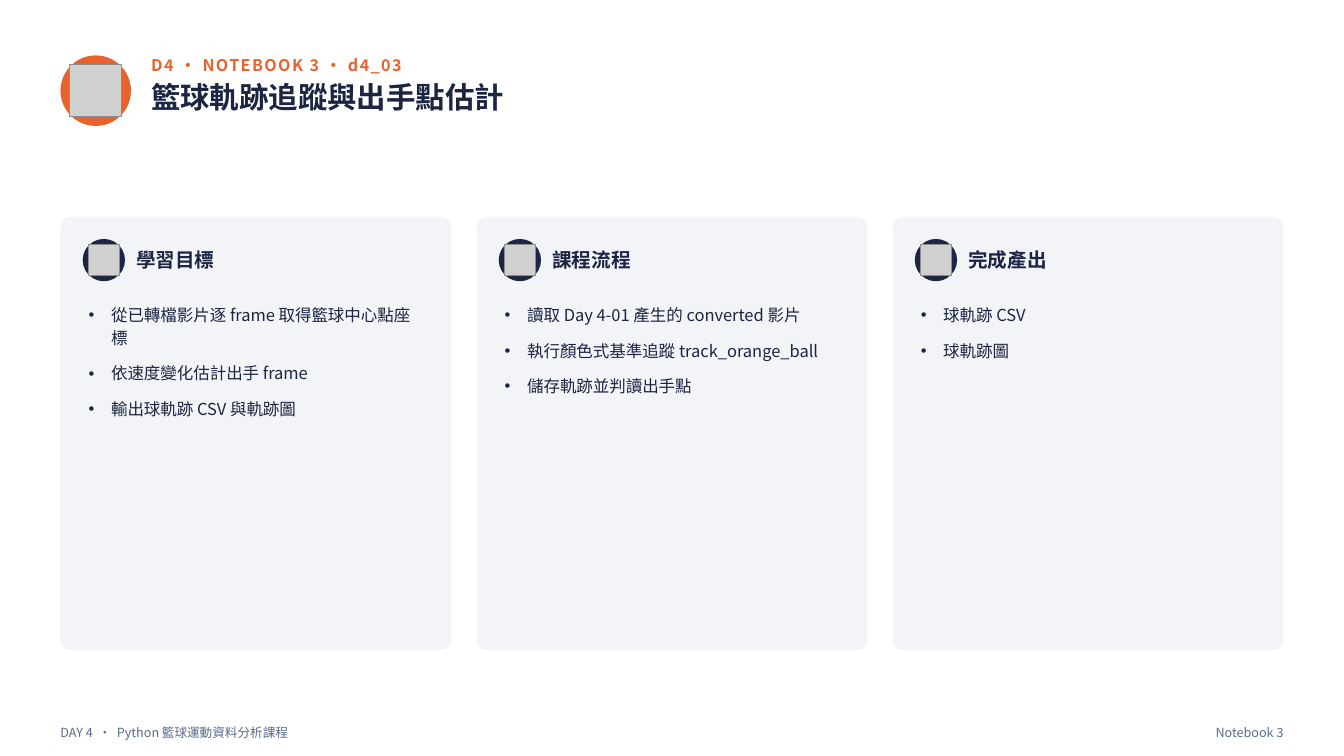
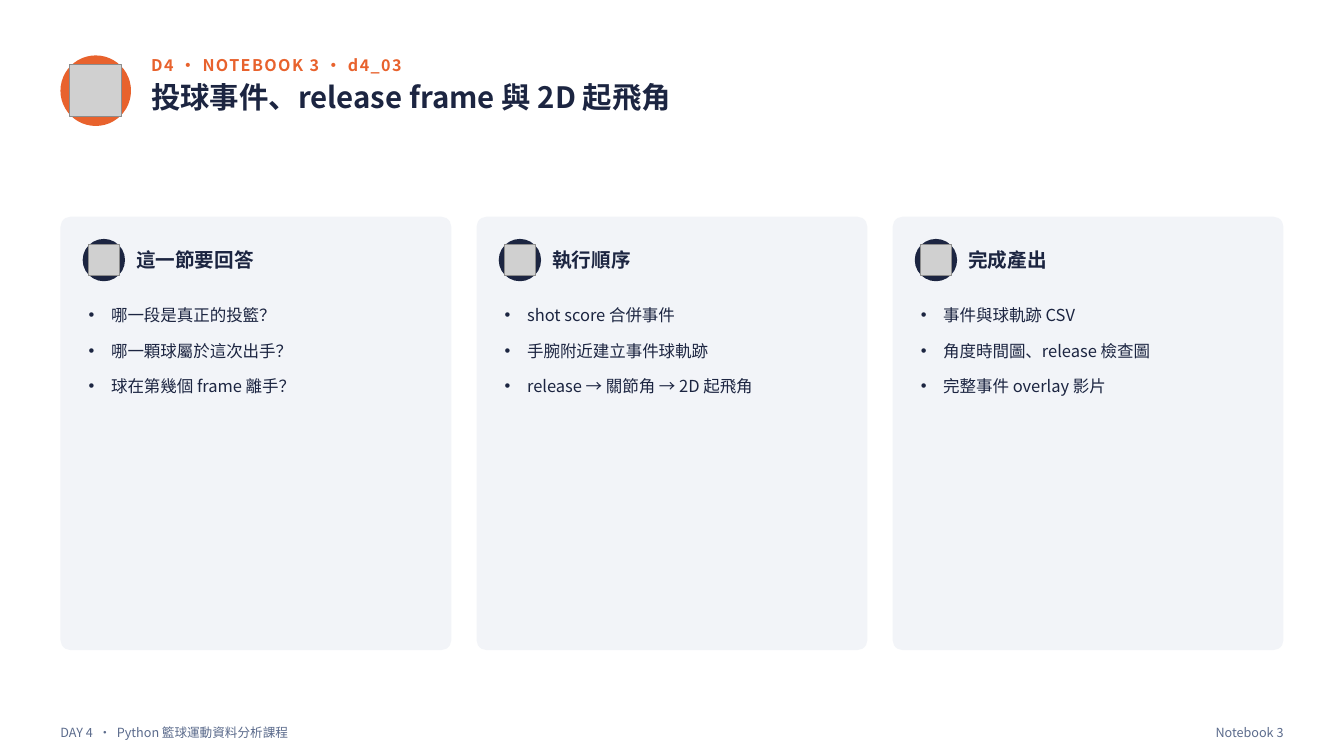
Before and after one commit to henry753951/basketball-hackathon-course, a slide deck: slide 11 of slides/day4_slides.pptx (slide 6 before the commit). Drawn at 1344x756 pixels with LibreOffice and Linux fonts; fonts in the diff are those of the drawing; grey boxes stand for pictures. Boxes give left, top, right and bottom in pixels: in the first picture for what was removed or moved away, otherwise in the second. Text is boxed around its words. In the diff, an @@ line names an element or a change of style, - is before the commit and + after.

Commit message:
feat: finalize Day 4 shot analysis course

```diff
--- a/slides/day4_slides.pptx
+++ b/slides/day4_slides.pptx
@@ text at bbox=[151, 83, 671, 111]: text changed @@
-籃球軌跡追蹤與出手點估計
+投球事件、release frame 與 2D 起飛角
@@ text at bbox=[136, 250, 254, 269]: text changed @@
-學習目標
+這一節要回答
@@ text at bbox=[552, 250, 630, 269]: text changed @@
-課程流程
+執行順序
@@ text at bbox=[111, 307, 295, 394]: text changed @@
-• 從已轉檔影片逐 frame 取得籃球中心點座標
-• 依速度變化估計出手 frame
-• 輸出球軌跡 CSV 與軌跡圖
+• 哪一段是真正的投籃？
+• 哪一顆球屬於這次出手？
+• 球在第幾個 frame 離手？
@@ text at bbox=[527, 307, 752, 394]: text changed @@
-• 讀取 Day 4-01 產生的 converted 影片
-• 執行顏色式基準追蹤 track_orange_ball
-• 儲存軌跡並判讀出手點
+• shot score 合併事件
+• 手腕附近建立事件球軌跡
+• release → 關節角 → 2D 起飛角
@@ text at bbox=[943, 307, 1150, 396]: text changed @@
-• 球軌跡 CSV
-• 球軌跡圖
+• 事件與球軌跡 CSV
+• 角度時間圖、release 檢查圖
+• 完整事件 overlay 影片
```
Also in this commit, not shown: 6 other slides changed, 11 slides added, 2 slides removed, 22 other files.
